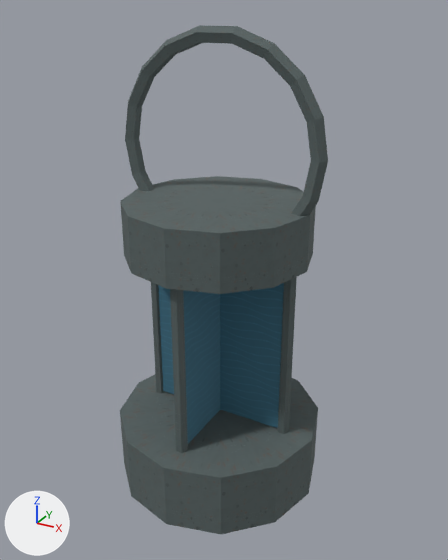
One commit to the OBJ model Assets/ProjectOEN/ProductionArt/Meshes/props_tools/pr-008_oil_lantern__off.obj: the scene before it, then after it.
One viewpoint serves both versions: a 50 mm camera at (0.512, -0.911, 0.907) aimed at (0.01, 0.002, 0.451). Lighting does not change. The marker at lower left points along +X, +Y and +Z. The older version comes first. Where no turn or scale is listed for an object, it has been applied to the vertices. Vertices at exactly the same position are counted once.

Objects in the first picture: 'pr-008_oil_lantern__off'.
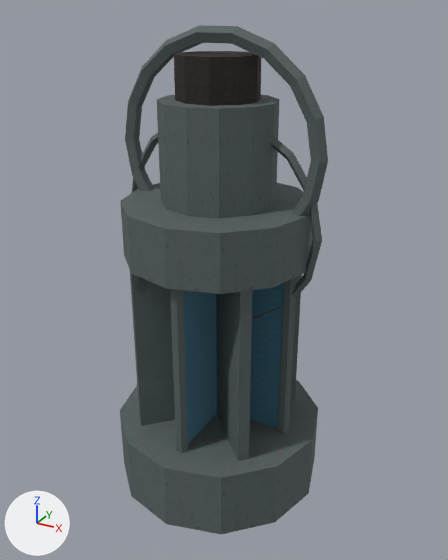
Boxes (x1, y1, x2, y2) around the edits, measured in the pictures (448 x 560 px):
part 1 of me_pr_008_oil_lantern__off, added: after (157, 95, 279, 218)
part 2 of me_pr_008_oil_lantern__off, added: after (174, 51, 261, 106)
part 3 of me_pr_008_oil_lantern__off, added (mostly hidden): after (131, 133, 322, 320)
part 4 of me_pr_008_oil_lantern__off, added: after (130, 271, 302, 461)

The change in detail:
Picture 'char_albedo.png' (img_char_albedo_png) is new.
Material 'Char' (mat_char) is new.
Its texture is img_char_albedo_png.
Its roughness is 0.89.
me_pr_008_oil_lantern__off is used by ob_pr_008_oil_lantern__off; location (0.0, 0.0, 0.0).
me_pr_008_oil_lantern__off had 214 vertices, 396 faces and spanned x -0.2..0.2, y -0.2..0.2, z 0.035..0.881.
me_pr_008_oil_lantern__off now has 342 vertices, 636 faces and spans x -0.2..0.2, y -0.2..0.2, z 0.035..0.881.
me_pr_008_oil_lantern__off part 1: a new loose piece, a 12-sided cylinder along z spanning x -0.1..0.1, y -0.1..0.1, z 0.59..0.77, in mat_metal (picture img_metal_albedo_png).
me_pr_008_oil_lantern__off part 2: a new loose piece, a 10-sided cylinder along z spanning x -0.07..0.07, y -0.067..0.067, z 0.76..0.84, in mat_char (picture img_char_albedo_png).
me_pr_008_oil_lantern__off part 3: a new loose piece of 64 vertices spanning x -0.193..0.193, y -0.008..0.008, z 0.367..0.753, in mat_metal (picture img_metal_albedo_png).
Part 4, on me_pr_008_oil_lantern__off:
8 vertices are added at x -0.12..0.12, y -0.12..0.12, z 0.13.
8 new vertices lie (0.0, 0.0, 0.46) away from vertices in x -0.12..0.12, y -0.12..0.12, z 0.13.
24 new faces join them, mat_metal (picture img_metal_albedo_png).
me_pr_008_oil_lantern__off gains material mat_char (picture img_char_albedo_png).
